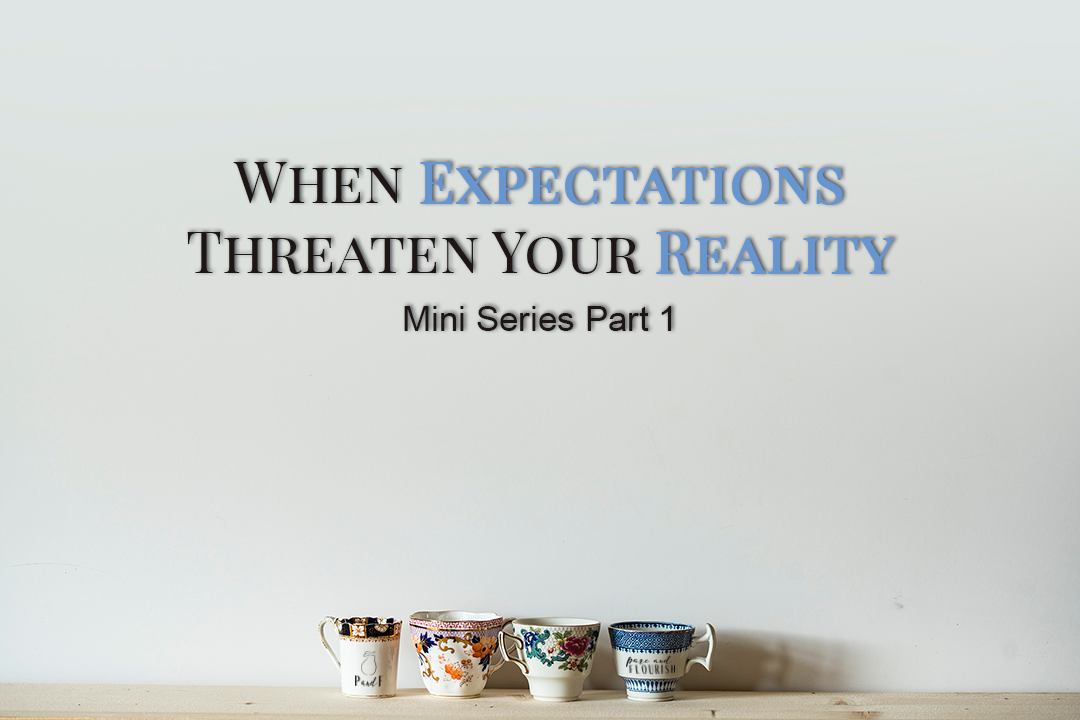
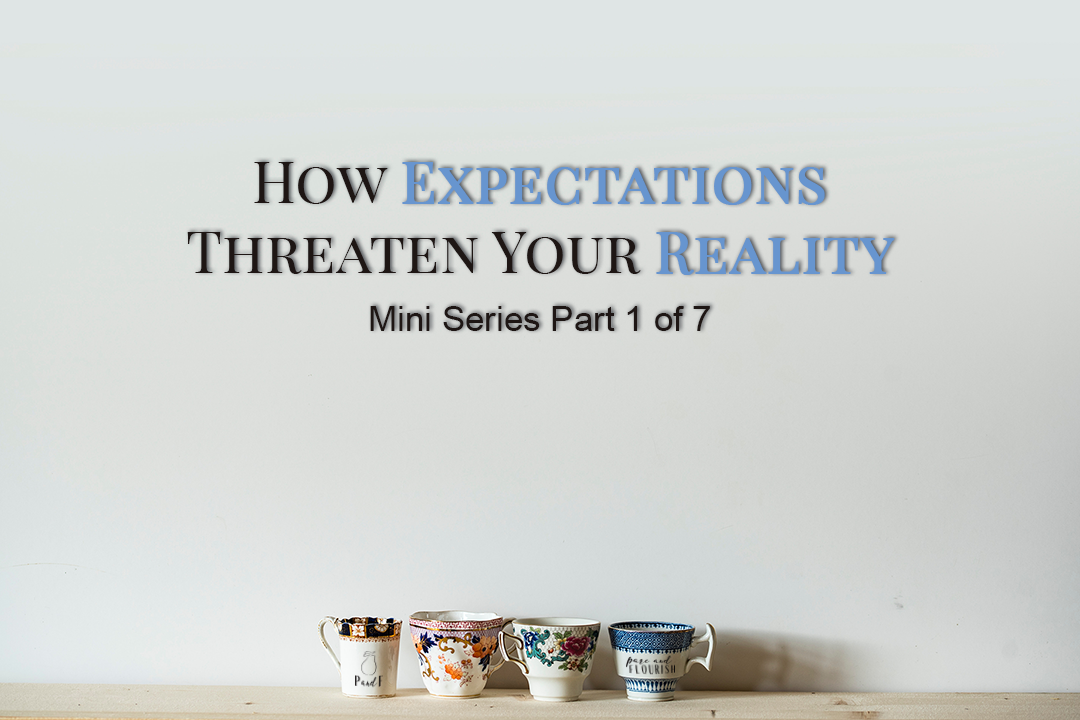
Two versions of the same layered image (w=1080, h=720). Layer-by-layer changes:
renamed "When Expectations Threaten Your Reality Mini Series Part 1" to "How Expectations Threaten Your Reality Mini Series Part 1 of 7", painted on it over [left=233, top=162, right=849, bottom=331]
